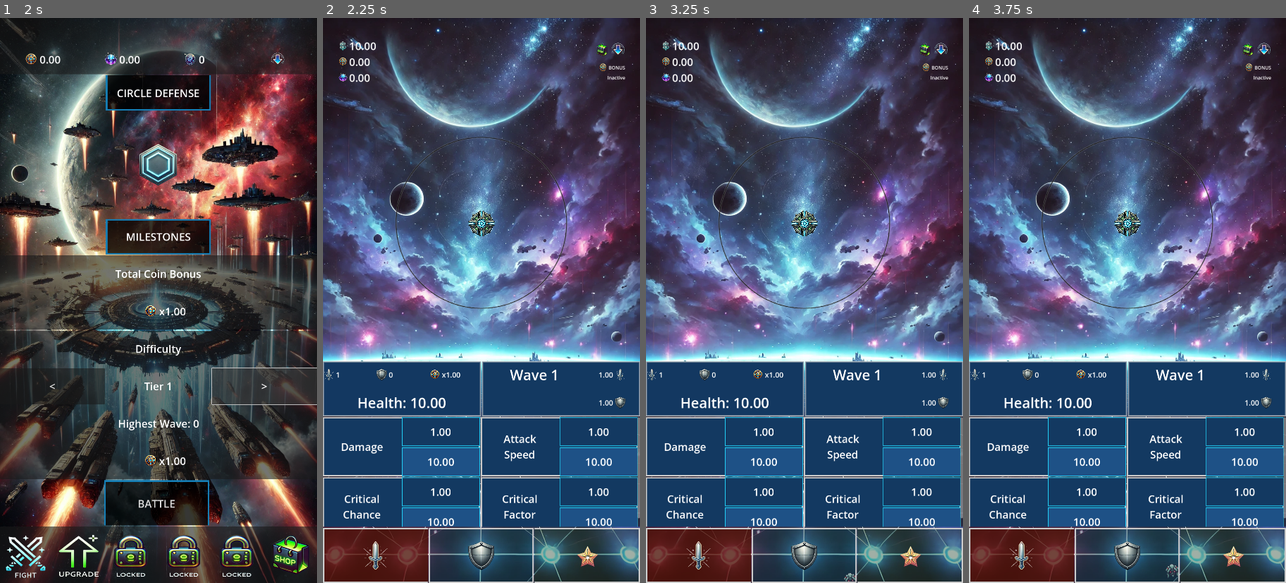
Above: before the commit, frames 1-4 (left to right).
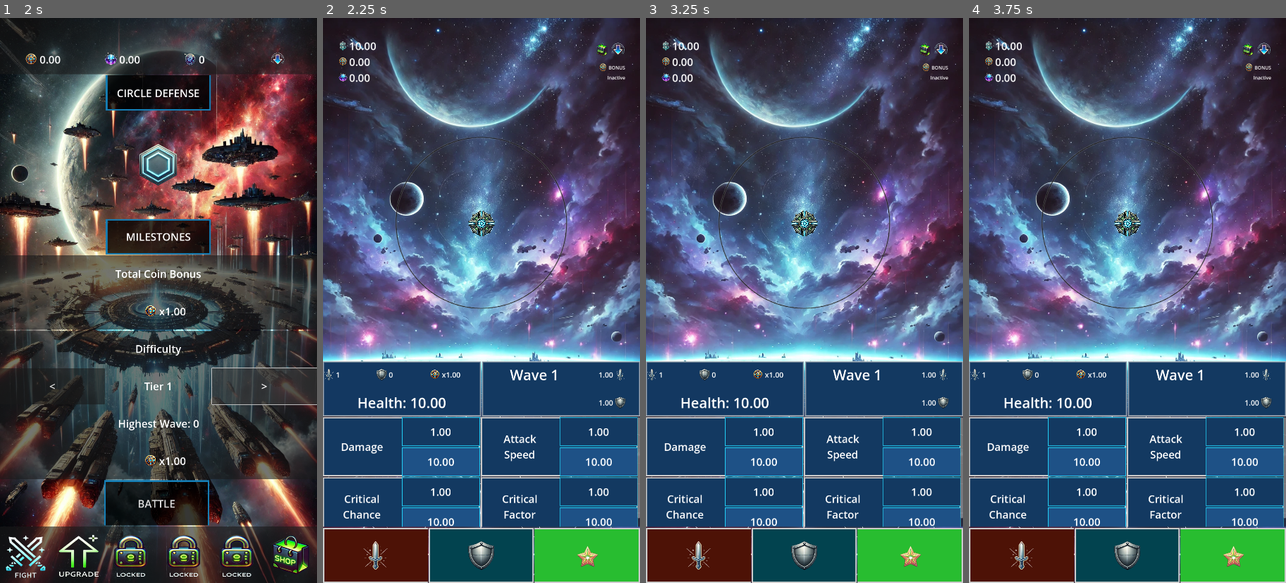
Above: after the commit, the same moments.

Repository: ascyrax/circle-defence
Game: Godot game, scene res://main.tscn
The game is run twice, just before and just after one commit, with the same random seed, the same clock (stepped at 60 frames per second) and the same inputs.
Inputs (mouse positions are in pixels of both pictures, inside the frame that each line leads up to):
- Up to frame 1 (2 s): click "<" at 0.5 s; click ">" at 1.25 s
- Up to frame 2 (2.25 s): click "BATTLE" at 2 s
- Up to frame 3 (3.25 s): tap Enter at 2.75 s; move the mouse to (874, 272) at 2.77 s; click (874, 272) at 2.92 s
- Up to frame 4 (3.75 s): move the mouse to (1064, 328) at 3.52 s; click (1064, 328) at 3.67 s

Frame 1 is identical in both runs. In frame 2, 5.6% of the frame differs, in the area x 0-100%, y 90-100%; in frame 3, 5.7%; in frame 4, 5.7%.

Commit message:
minute tweaks

Diff:
--- a/enemy.gd
+++ b/enemy.gd
@@ -49,7 +49,6 @@
 func set_enemy_sprite_scale(_valueModifier: float):
 	var enemyCollisionShape2D = $Area2D/CollisionShape2D.shape as RectangleShape2D
 	enemyCollisionShape2D.size = Vector2(enemyCollisionShape2D.size.x * _valueModifier, enemyCollisionShape2D.size.y * _valueModifier)
-	print("set_enemy_sprite_scale: ", enemyCollisionShape2D.size)
 	var enemySprite = $Area2D/Sprite2D as Sprite2D
 	var correctScaleX = (enemyCollisionShape2D.size.x * 1.0) / (enemySprite.texture.get_width() * 1.0)
 	var correctScaleY = (enemyCollisionShape2D.size.y * 1.0) / (enemySprite.texture.get_height() * 1.0)
--- a/gamePlay.gd
+++ b/gamePlay.gd
@@ -117,7 +117,7 @@
 
 func _convert_to_wave_boss(_newEnemy: Node2D):
 	_newEnemy.update_enemy_values(2.0)
-	_newEnemy.set_enemy_sprite_scale(1.5)
+	_newEnemy.set_enemy_sprite_scale(1.25)
 
 
 func _spawn_enemy():
--- a/gamePlay.tscn
+++ b/gamePlay.tscn
@@ -32,20 +32,20 @@
 border_blend = true
 
 [sub_resource type="StyleBoxFlat" id="StyleBoxFlat_tjbum"]
-bg_color = Color(0.300287, 0.0715638, 0.0230159, 0.784314)
+bg_color = Color(0.301961, 0.0705882, 0.0235294, 1)
 border_width_left = 5
 border_width_top = 5
 border_width_bottom = 5
 
 [sub_resource type="StyleBoxFlat" id="StyleBoxFlat_eqcre"]
-bg_color = Color(0.00758157, 0.263427, 0.309185, 0.392157)
+bg_color = Color(0.00784314, 0.262745, 0.309804, 1)
 border_width_left = 5
 border_width_top = 5
 border_width_right = 5
 border_width_bottom = 5
 
 [sub_resource type="StyleBoxFlat" id="StyleBoxFlat_fhhb4"]
-bg_color = Color(0.095688, 0.221899, 0.112077, 0.392157)
+bg_color = Color(0.156863, 0.741176, 0.188235, 1)
 border_width_top = 5
 border_width_right = 5
 border_width_bottom = 5
